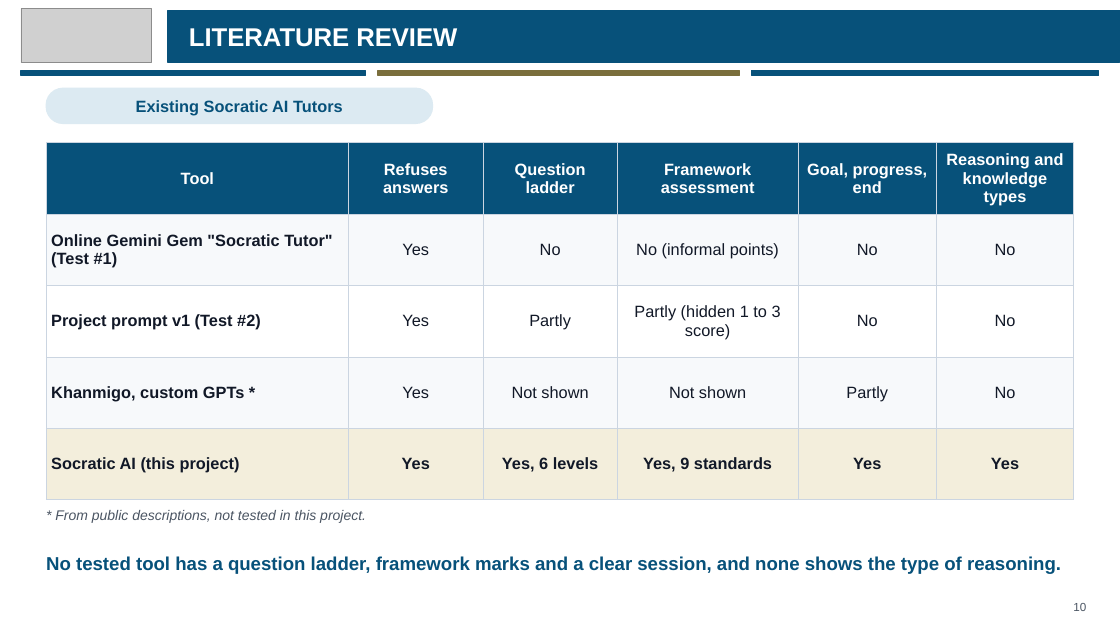
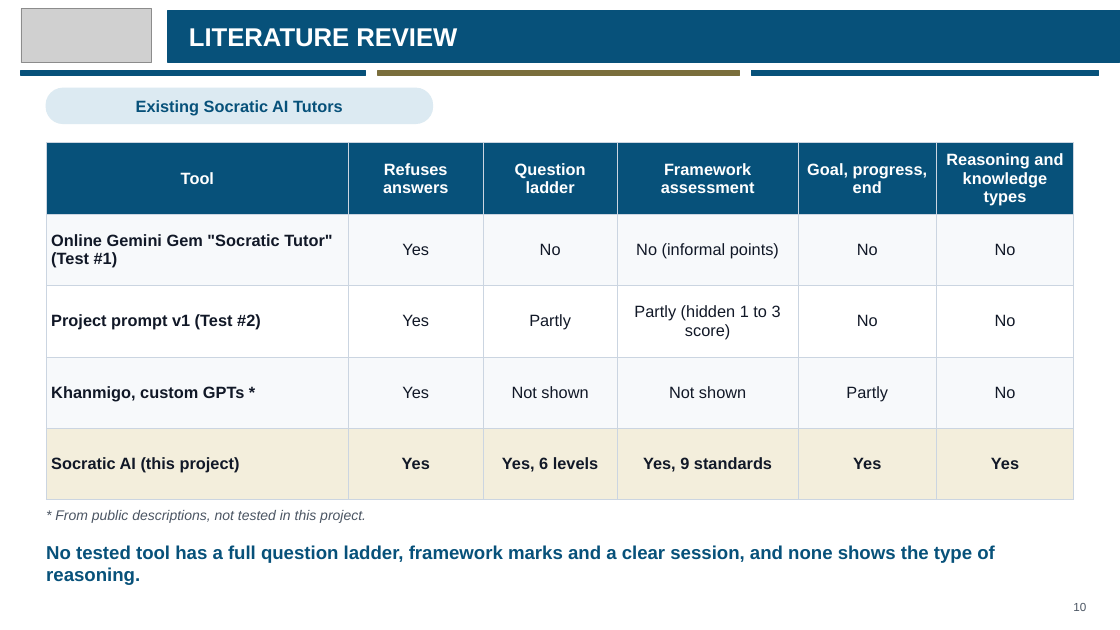
Before and after one commit to eusoffamir/Socratic-AI, a slide deck: slide 10 of docs/defence/Socratic AI Proposal Defence.pptx. Drawn at 1120x630 pixels with LibreOffice and Linux fonts; fonts in the diff are those of the drawing; grey boxes stand for pictures. Boxes give left, top, right and bottom in pixels: in the first picture for what was removed or moved away, otherwise in the second. Text is boxed around its words. In the diff, an @@ line names an element or a change of style, - is before the commit and + after.

```diff
--- a/docs/defence/Socratic AI Proposal Defence.pptx
+++ b/docs/defence/Socratic AI Proposal Defence.pptx
@@ text at [46, 545, 995, 585]: text changed @@
-No tested tool has a question ladder, framework marks and a clear session, and none shows the type of reasoning.
+No tested tool has a full question ladder, framework marks and a clear session, and none shows the type of reasoning.
```
Also in this commit, not shown: 1 other slide changed, 4 other files.
